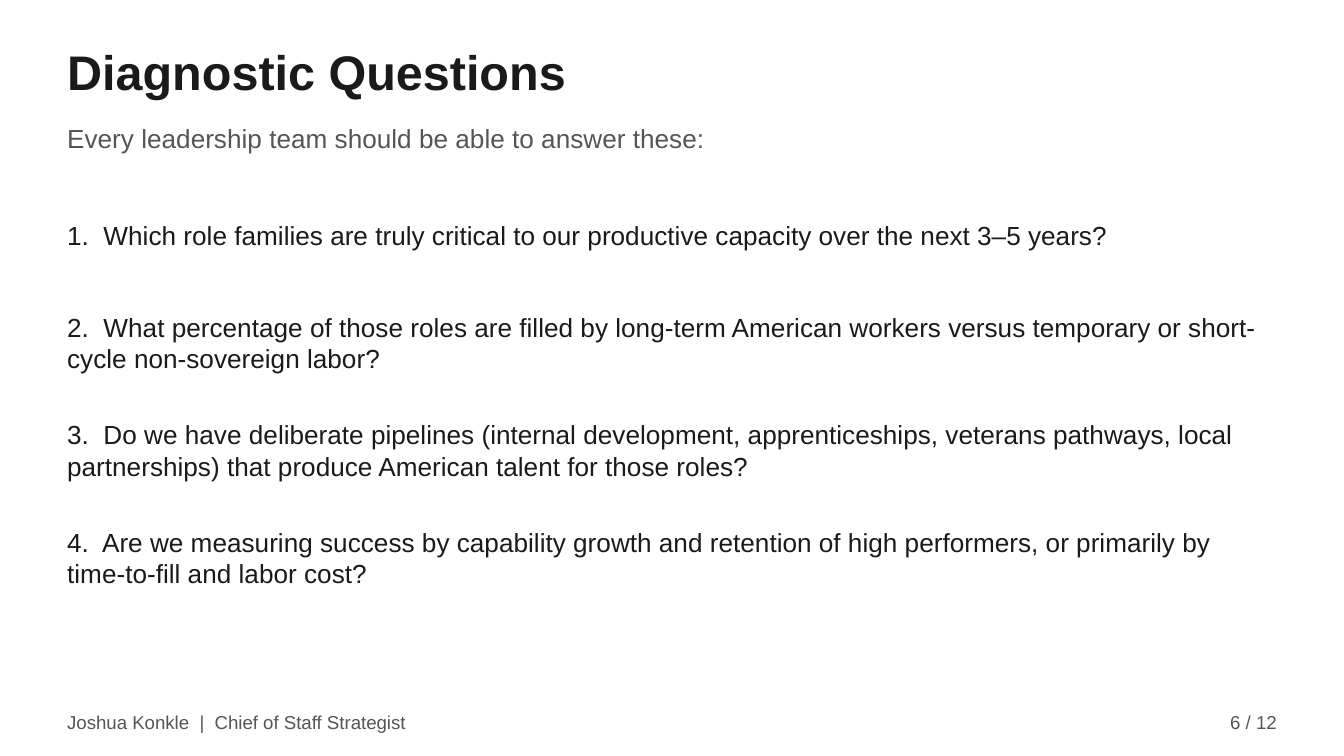
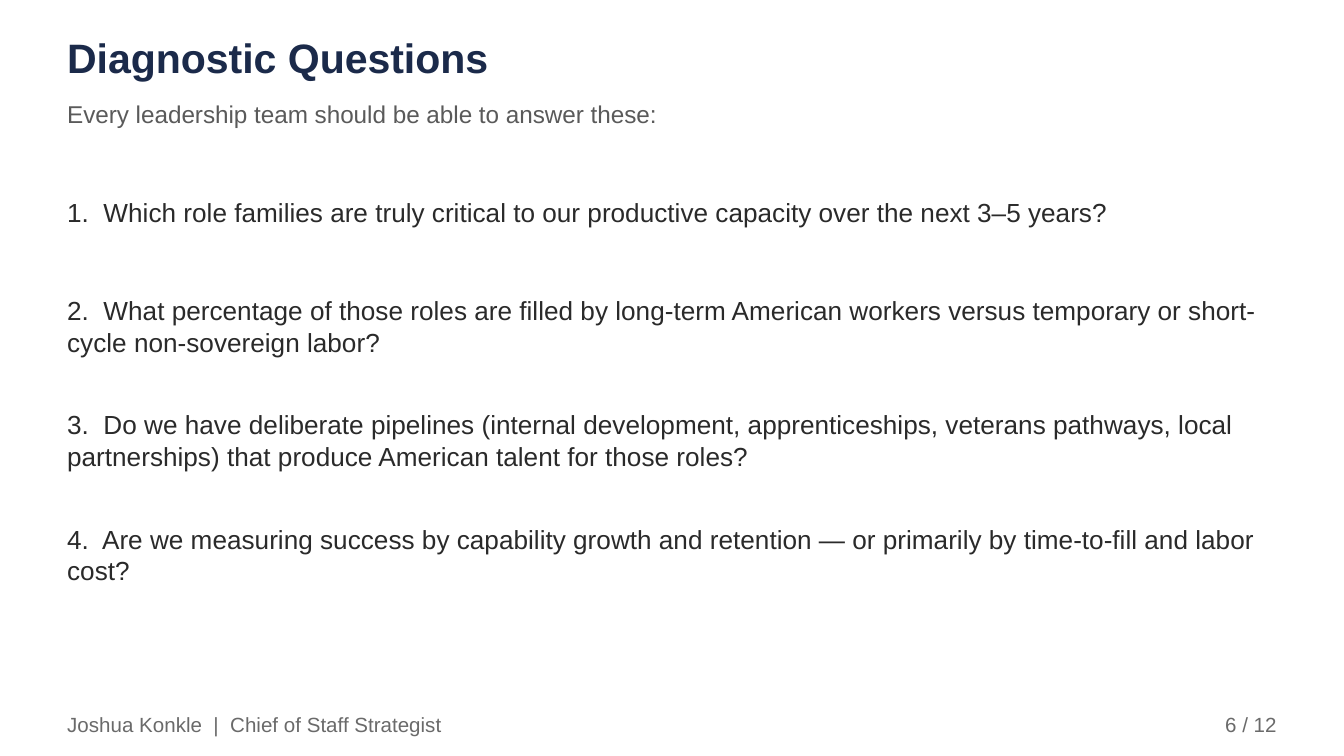
Before and after one commit to joshuakonkle/Hamilton-System, a slide deck: slide 6 of docs/webinar-resources/Module5-BMC-American-System-Hamiltonian-Workforce-Strategy.pptx. Drawn at 1344x756 pixels with LibreOffice and Linux fonts; fonts in the diff are those of the drawing. Boxes give left, top, right and bottom in pixels: in the first picture for what was removed or moved away, otherwise in the second. Text is boxed around its words. In the diff, an @@ line names an element or a change of style, - is before the commit and + after.

Commit message:
design v2 added to these
no material content changes, only design elements to match the company design guide as applied to the EOS files first.

```diff
--- a/docs/webinar-resources/Module5-BMC-American-System-Hamiltonian-Workforce-Strategy.pptx
+++ b/docs/webinar-resources/Module5-BMC-American-System-Hamiltonian-Workforce-Strategy.pptx
@@ rectangle added at (0, 0, 1344, 755), fill #FFFFFF, outline #FFFFFF 1 pt @@
@@ text "Diagnostic Questions" at (67, 43, 488, 81): size 26 to 22 pt, text colour #1A1A1A to #1B2A4A @@
@@ text "Every leadership team should be ...": place and size @@
-text "Every leadership team should be ..." at (67, 129, 704, 154)
+text "Every leadership team should be ..." at (67, 105, 657, 128)
@@ text "Every leadership team should be ..." at (67, 105, 657, 128): size 14 to 13 pt, text colour #555555 to #5A5A5A @@
@@ text colour #1A1A1A to #2A2A2A in 3 elements at (67, 415, 1232, 472), (67, 301, 1255, 357), (67, 203, 1107, 227) @@
@@ text "1. Which role families are ...": place and size @@
-text "1. Which role families are ..." at (67, 226, 1107, 251)
+text "1. Which role families are ..." at (67, 203, 1107, 227)
@@ text "2. What percentage of those ...": place and size @@
-text "2. What percentage of those ..." at (67, 318, 1255, 374)
+text "2. What percentage of those ..." at (67, 301, 1255, 357)
@@ text "3. Do we have deliberate ...": place and size @@
-text "3. Do we have deliberate ..." at (67, 425, 1232, 482)
+text "3. Do we have deliberate ..." at (67, 415, 1232, 472)
@@ text at (67, 530, 1253, 581): text changed; text colour #1A1A1A to #2A2A2A @@
-4. Are we measuring success by capability growth and retention of high performers, or primarily by time-to-fill and labor cost?
+4. Are we measuring success by capability growth and retention — or primarily by time-to-fill and labor cost?
@@ text "Joshua Konkle | Chief of ..." at (67, 717, 441, 736): size 10 to 11 pt, text colour #555555 to #6A6A6A @@
@@ text "6 / 12" at (1225, 717, 1277, 732): size 10 to 11 pt, text colour #555555 to #6A6A6A @@
```
Also in this commit, not shown: 11 other slides changed, 9 other files.
